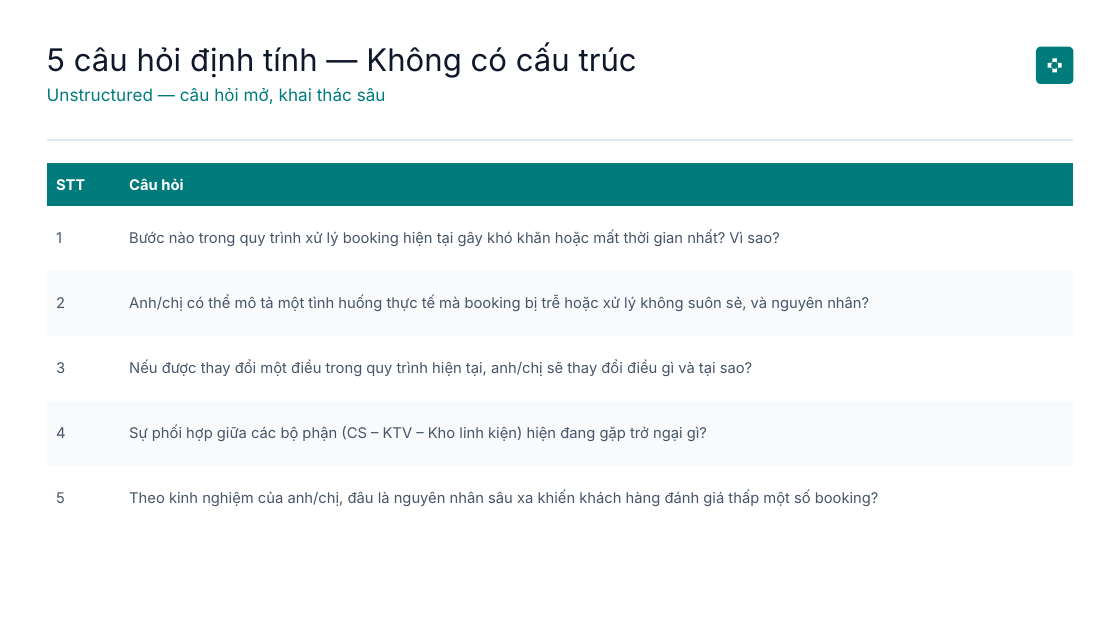
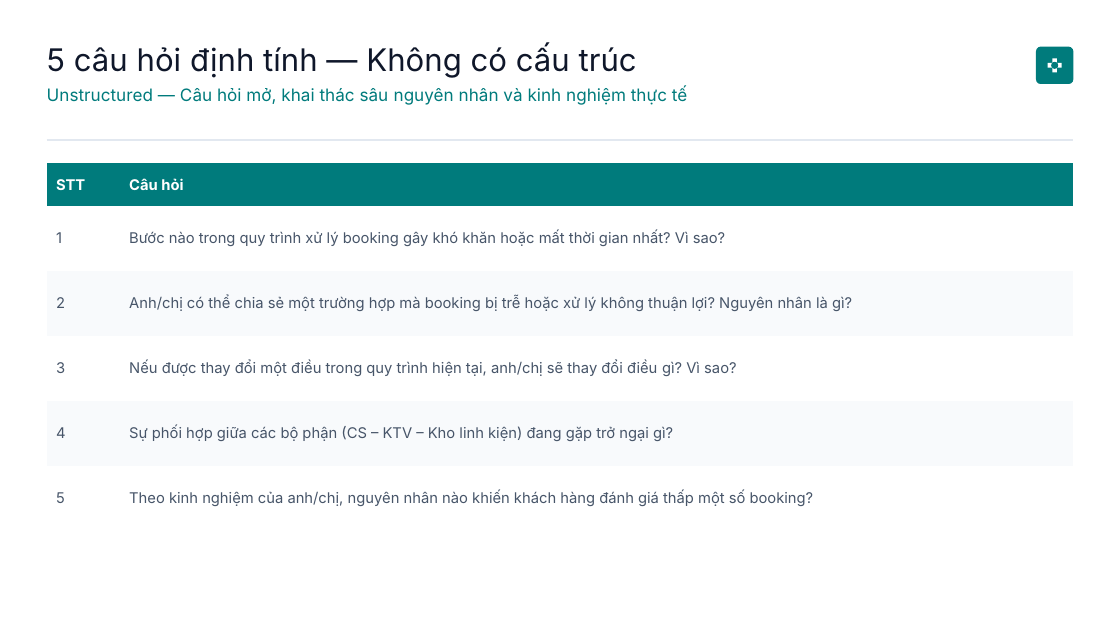
Before and after one commit to ichiroobean/He-thong-quan-ly-quy-trinh-nghiep-vu-nhom-96, a slide deck: slide 19 of Báo cáo Đặt lịch Sửa chữa_ Phân tích & Mô hình hóa Quy trình Nghiệp vụ (Nhóm 14).pptx. Drawn at 1120x630 pixels with LibreOffice and Linux fonts; fonts in the diff are those of the drawing. Boxes give left, top, right and bottom in pixels: in the first picture for what was removed or moved away, otherwise in the second. Text is boxed around its words. In the diff, an @@ line names an element or a change of style, - is before the commit and + after.

Commit message:
modify: Phương pháp thực hiện part

```diff
--- a/Báo cáo Đặt lịch Sửa chữa_ Phân tích & Mô hình hóa Quy trình Nghiệp vụ (Nhóm 14).pptx
+++ b/Báo cáo Đặt lịch Sửa chữa_ Phân tích & Mô hình hóa Quy trình Nghiệp vụ (Nhóm 14).pptx
@@ text at [47,87,687,105]: text changed @@
-Unstructured — câu hỏi mở, khai thác sâu
+Unstructured — Câu hỏi mở, khai thác sâu nguyên nhân và kinh nghiệm thực tế
@@ table at [47,164,1073,531] @@
-row 2, column 2: Bước nào trong quy trình xử lý booking hiện tại gây khó khăn hoặc mất thời gian nhất? Vì sao?
+row 2, column 2: Bước nào trong quy trình xử lý booking gây khó khăn hoặc mất thời gian nhất? Vì sao?
-row 3, column 2: Anh/chị có thể mô tả một tình huống thực tế mà booking bị trễ hoặc xử lý không suôn sẻ, và nguyên nhân?
+row 3, column 2: Anh/chị có thể chia sẻ một trường hợp mà booking bị trễ hoặc xử lý không thuận lợi? Nguyên nhân là gì?
-row 4, column 2: Nếu được thay đổi một điều trong quy trình hiện tại, anh/chị sẽ thay đổi điều gì và tại sao?
+row 4, column 2: Nếu được thay đổi một điều trong quy trình hiện tại, anh/chị sẽ thay đổi điều gì? Vì sao?
-row 5, column 2: Sự phối hợp giữa các bộ phận (CS – KTV – Kho linh kiện) hiện đang gặp trở ngại gì?
+row 5, column 2: Sự phối hợp giữa các bộ phận (CS – KTV – Kho linh kiện) đang gặp trở ngại gì?
-row 6, column 2: Theo kinh nghiệm của anh/chị, đâu là nguyên nhân sâu xa khiến khách hàng đánh giá thấp một số booking?
+row 6, column 2: Theo kinh nghiệm của anh/chị, nguyên nhân nào khiến khách hàng đánh giá thấp một số booking?
```
Also in this commit, not shown: 7 other slides changed.
